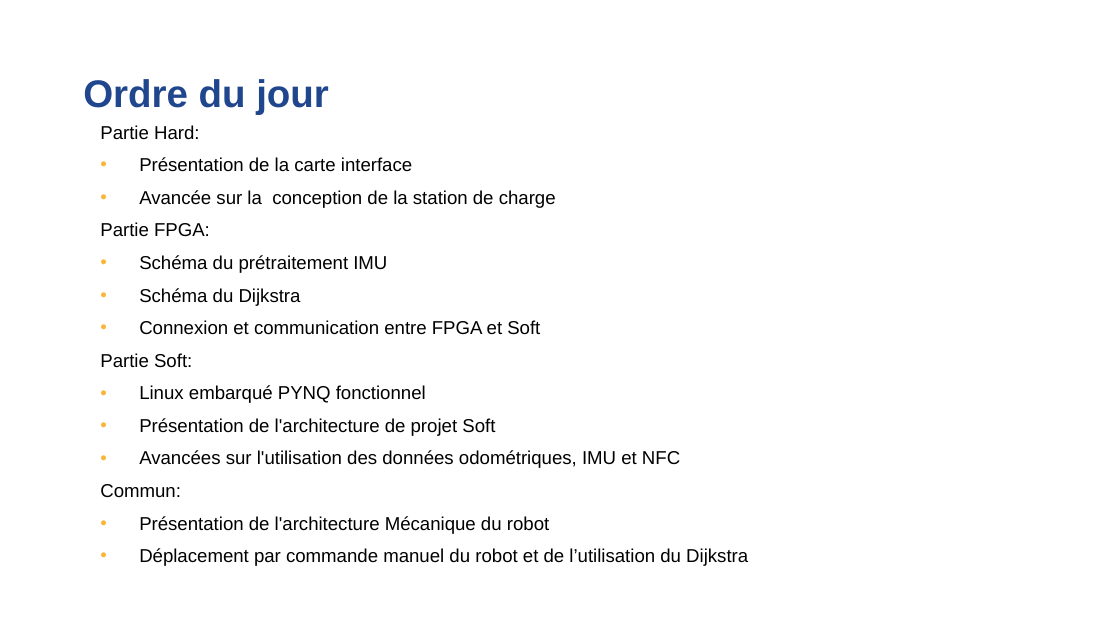
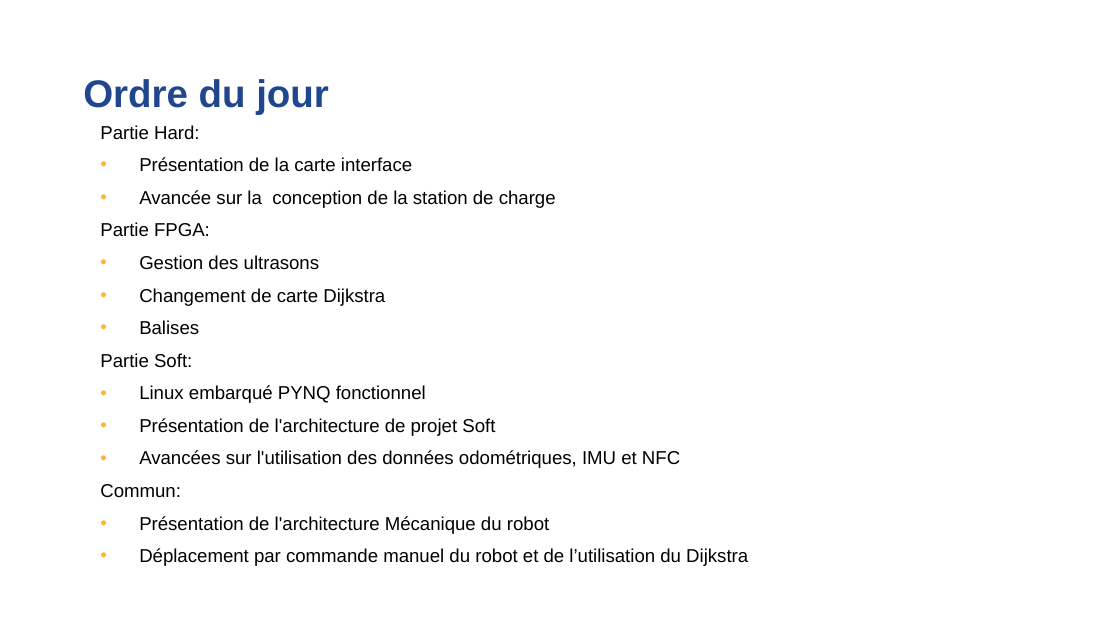
Before and after one commit to Laffargue-ElsysDesign/Robot_Surveillance_V3, a slide deck: slide 2 of GestionDeProjet/Reunions/Reunion_06_07_2022/Reunion_avancement_06_07_22.pptx. Drawn at 1120x630 pixels with LibreOffice and Linux fonts; fonts in the diff are those of the drawing; background and template pictures are left out. Boxes give left, top, right and bottom in pixels: in the first picture for what was removed or moved away, otherwise in the second. Text is boxed around its words. In the diff, an @@ line names an element or a change of style, - is before the commit and + after.

```diff
--- a/GestionDeProjet/Reunions/Reunion_06_07_2022/Reunion_avancement_06_07_22.pptx
+++ b/GestionDeProjet/Reunions/Reunion_06_07_2022/Reunion_avancement_06_07_22.pptx
@@ text at <box>139,255,385,335</box>: text changed @@
-• Schéma du prétraitement IMU
-• Schéma du Dijkstra
-• Connexion et communication entre FPGA et Soft
+• Gestion des ultrasons
+• Changement de carte Dijkstra
+• Balises
```
Also in this commit, not shown: 3 slides added, 4 slides removed.
